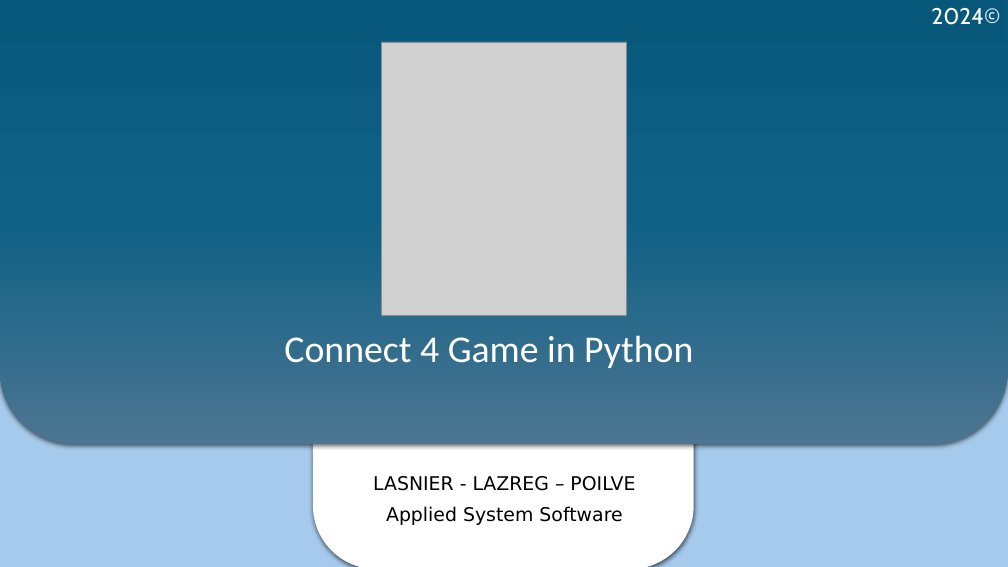
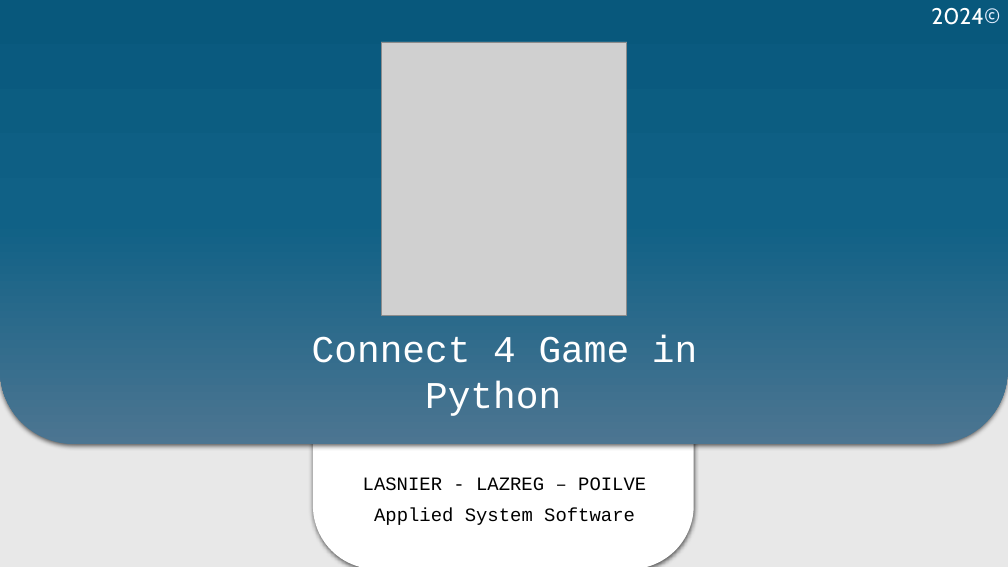
Before and after one commit to aurelienlsn/DIP392, a slide deck: slide 1 of doc/Final Presentation - Project.pptx. Drawn at 1008x567 pixels with LibreOffice and Linux fonts; fonts in the diff are those of the drawing; grey boxes stand for pictures. Boxes give left, top, right and bottom in pixels: in the first picture for what was removed or moved away, otherwise in the second. Text is boxed around its words. In the diff, an @@ line names an element or a change of style, - is before the commit and + after.

```diff
--- a/doc/Final Presentation - Project.pptx
+++ b/doc/Final Presentation - Project.pptx
@@ background #A6CAEC to #E8E8E8 @@
@@ text "Connect 4 Game in Python" at (312,336,697,416): font Calibri to Courier New; alignment left to centre @@
@@ subtitle "LASNIER - LAZREG – POILVE" at (363,477,646,525): font DejaVu Sans to Courier New @@
```
Also in this commit, not shown: 7 other slides changed, 3 slides added.
